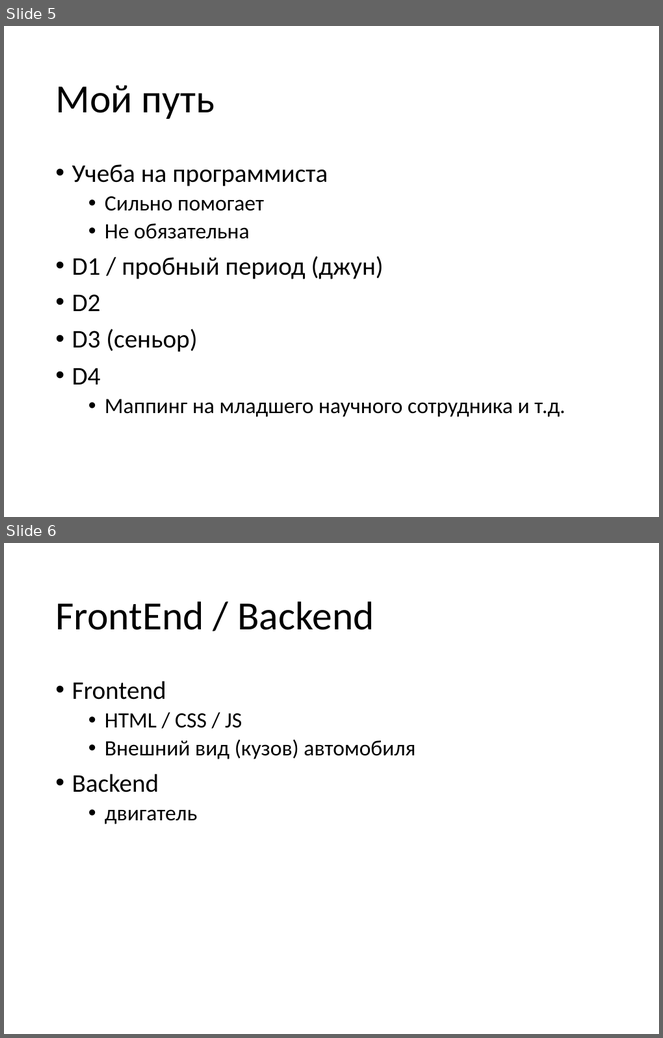
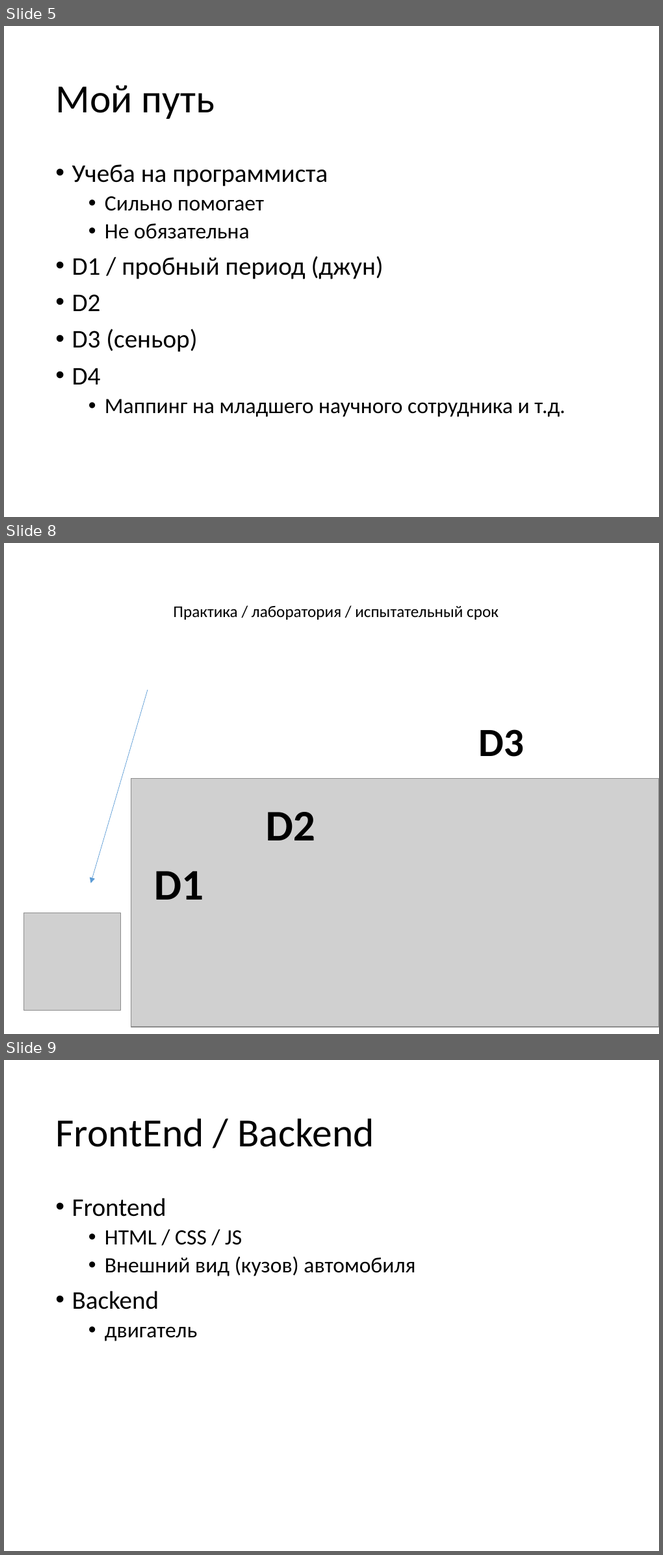
Before and after one commit to vitali-kviatkouski/personal, a slide deck: epamkids/EPAMKids.pptx. Shown one above the other, each under a label of ours: slides 5 and 6 before the commit, slides 5, 8 and 9 after it; the slides between them are not shown. The pictures are 663x1038 and 663x1555 pixels, drawn with LibreOffice and Linux fonts; fonts in the diff are those of the drawing; grey boxes stand for pictures. Boxes give left, top, right and bottom in pixels: in the first picture for what was removed or moved away, otherwise in the second. Text is boxed around its words. In the diff, an @@ line names an element or a change of style, - is before the commit and + after.

```diff
--- a/epamkids/EPAMKids.pptx
+++ b/epamkids/EPAMKids.pptx
@@ slide 8 added at [4,543,659,1034], background #FFFFFF @@
@@ text added at [173,606,499,620], 18 pt, text #000000 @@
+Практика / лаборатория / испытательный срок
@@ arrow added from (148, 690) to (91, 884), #5B9BD5 0.5 pt @@
@@ text added at [478,730,524,757], 44 pt, text #000000, bold @@
+D3
@@ picture added at [131,779,659,1027] @@
@@ text added at [266,812,315,841], 48 pt, text #000000, bold @@
+D2
@@ text added at [154,871,204,900], 48 pt, text #000000, bold @@
+D1
@@ picture added at [24,913,120,1010] @@
@@ what was slide 6 is now slide 9 @@
```
Also in this commit, not shown: 3 slides changed, 18 other slides added, 1 slide removed.
